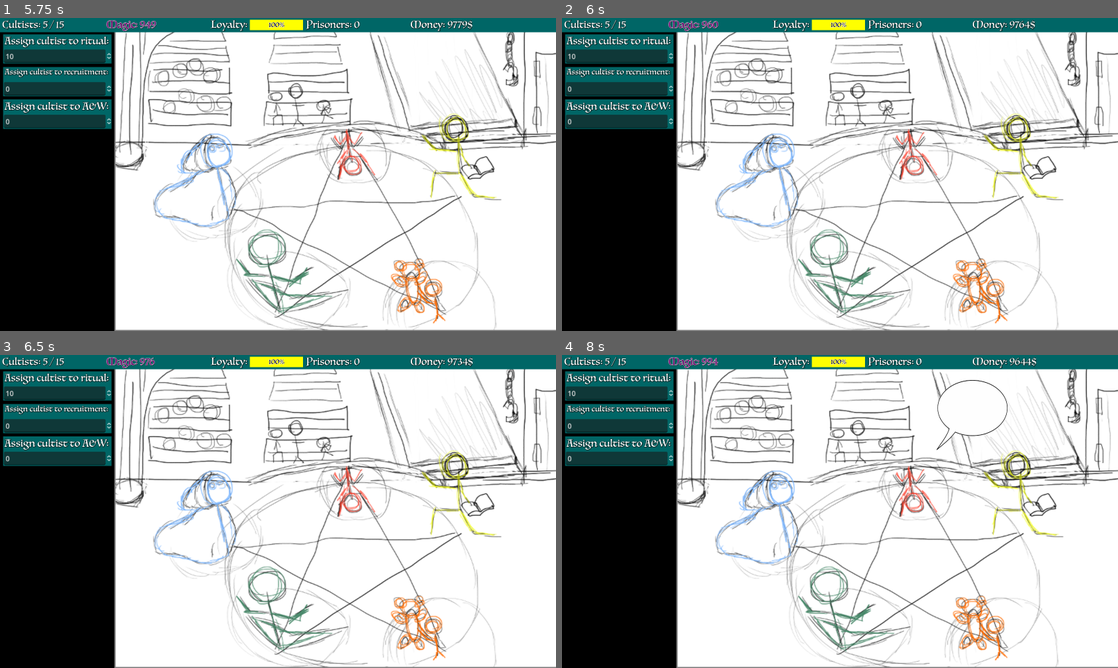
Above: before the commit, frames 1-4 (two rows, left to right).
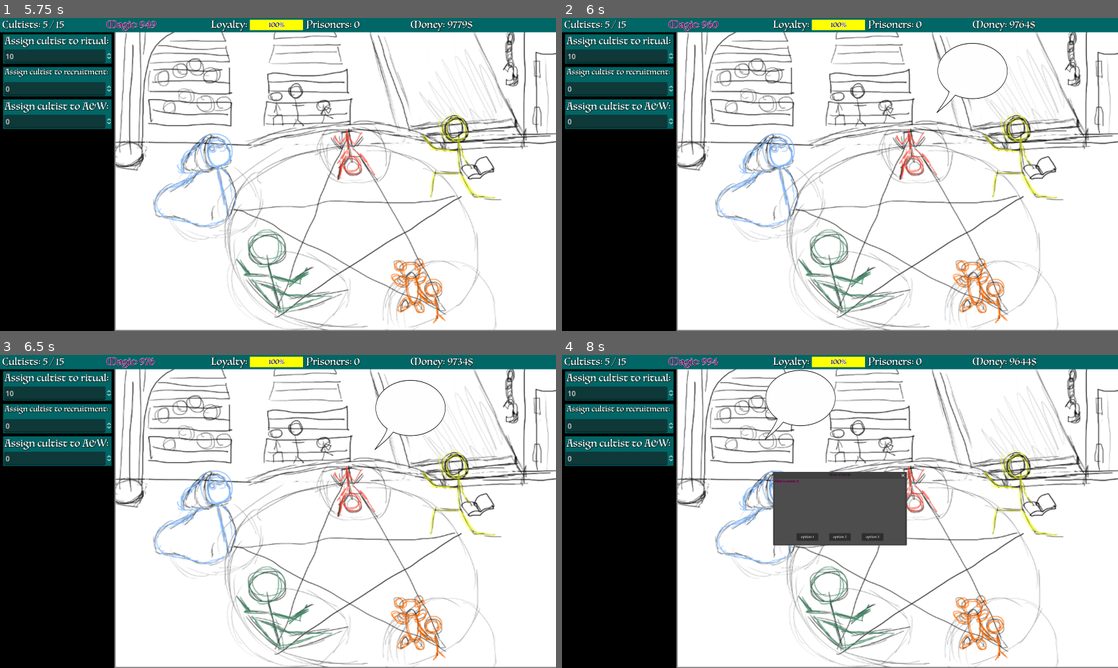
Above: after the commit, the same moments.

Repository: ShroomySquid/Ludum_Dare
Game: Godot game, scene res://root_menu_node.tscn
Two runs of this game, one before a commit and one after it. Both use one fixed random seed, a clock stepped at 60 frames per second and the inputs below.
Inputs (mouse positions are in pixels of both pictures, inside the frame that each line leads up to):
- Up to frame 1 (5.75 s): click "Start Game" at 0.5 s; click (278, 174) at 1.27 s; type "12" at 1.35 s; tap Enter at 2 s; click (278, 215) at 2.75 s; click (72, 68) at 4.25 s; click "option 1" at 5 s
- Up to frame 2 (6 s): no input
- Up to frame 3 (6.5 s): no input
- Up to frame 4 (8 s): click (973, 414) at 6.52 s; click (801, 405) at 7.27 s

Frame 1 is identical in both runs. In frame 2, 0.3% of the frame differs, in the area x 67-81%, y 8-31%; in frame 3, 0.3%; in frame 4, 6.3%, in the area x 36-81%, y 4-61%.

Commit message:
reward fixed

Diff:
--- a/ui_prototype/Event_management/event_manager.gd
+++ b/ui_prototype/Event_management/event_manager.gd
@@ -3,7 +3,7 @@
 @onready var popups = [$"../event_pop_up", $"../event_pop_up2", $"../event_pop_up3", $"../event_pop_up4", $"../event_pop_up5"]
 var ongoing_event = [Event_container.new(), Event_container.new(), Event_container.new(), Event_container.new(), Event_container.new()]
 
-var event_chance = 50
+var event_chance = 100
 var t = 0
 
 #var event_0: Event_container = Event_container.new(0, [Resource_container.new([-5, -100, 0, 0, 0, 0]), Resource_container.new([0, -300, 0, 0, 0, 0]), Resource_container.new([-2, -10, 0, 0, 0, 0])])
@@ -50,6 +50,7 @@
 			if event_pool.size() == 0:
 				for i in range(10):
 					event_pool.append(Event_container.new(2, [Resource_container.new([-5, -100, 0, 0, 0, 0]), Resource_container.new([0, -300, 0, 0, 0, 0]), Resource_container.new([-2, -10, 0, 0, 0, 0])]))
+					event_pool[i].reward = Resource_container.new([10, 1000, 0, 0, 0, 0])
 					event_pool[i].set_event_text("This is event_" + str(i))
 					print("event_pool refreshed")
 			var e = randi_range(0, event_pool.size() - 1)
--- a/ui_prototype/event_popup/event_button2.gd
+++ b/ui_prototype/event_popup/event_button2.gd
@@ -19,7 +19,7 @@
 
 # Called every frame. 'delta' is the elapsed time since the previous frame.
 func _process(delta):
-	if (!Resource_container.compare(par.UI.resources, cost)):
+	if (!Resource_container.compare(par.UI.resources, cost) || par.UI.available_cultists < - cost.get_re(Resources.r.CULTISTS)):
 		disabled = true
 	else:
 		disabled = false
--- a/ui_prototype/event_popup/event_button3.gd
+++ b/ui_prototype/event_popup/event_button3.gd
@@ -19,7 +19,7 @@
 
 # Called every frame. 'delta' is the elapsed time since the previous frame.
 func _process(delta):
-	if (!Resource_container.compare(par.UI.resources, cost)):
+	if (!Resource_container.compare(par.UI.resources, cost) || par.UI.available_cultists < - cost.get_re(Resources.r.CULTISTS)):
 		disabled = true
 	else:
 		disabled = false
Not shown: 1 places in ui_prototype/root_menu_node.tscn that only renumber resources
